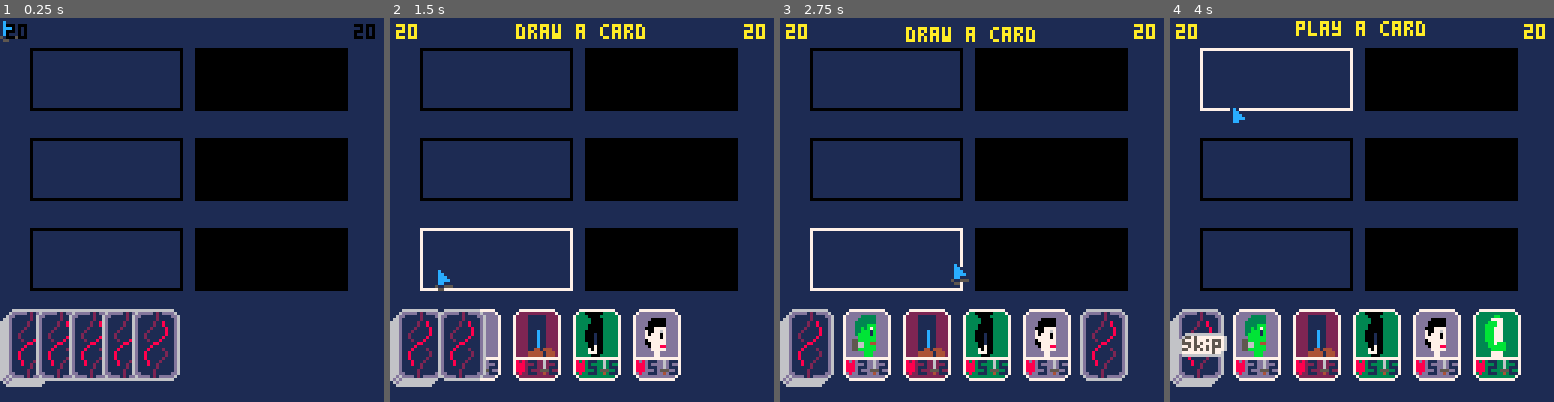
Above: before the commit, frames 1-4 (left to right).
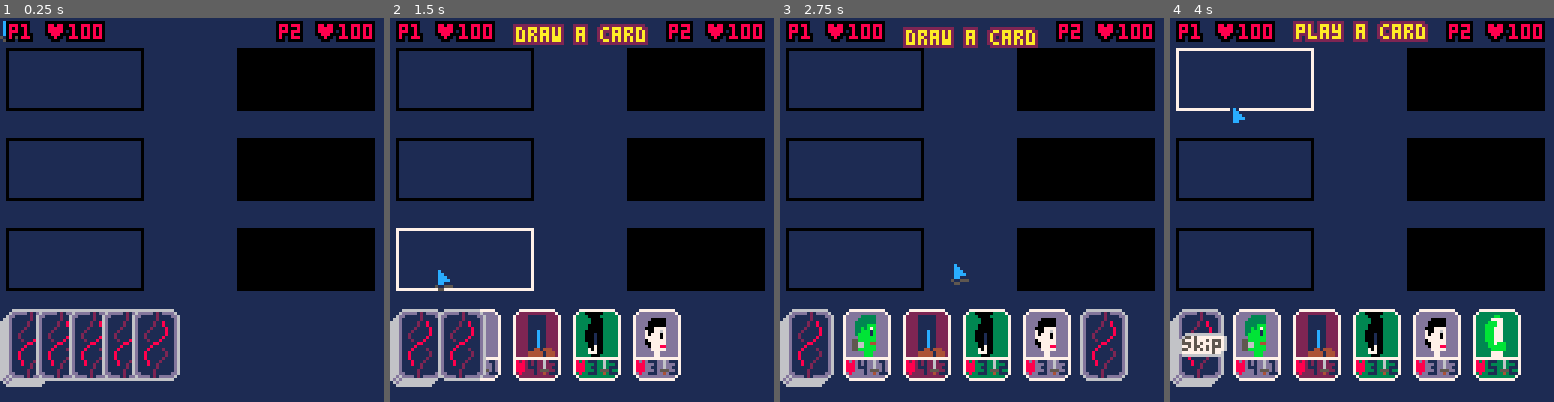
Above: after the commit, the same moments.

Repository: michaeljosephpurdy/2024-fall-game-jam
Game: PICO-8 cartridge 2024-fall-game-jam.p8
Same seed, same stepped clock (60 frames per second), same inputs: the game is played once before the commit and once after it.
Inputs (mouse positions are in pixels of both pictures, inside the frame that each line leads up to):
- Up to frame 1 (0.25 s): no input
- Up to frame 2 (1.5 s): click (670, 121) at 0.67 s; click (436, 267) at 1.22 s
- Up to frame 3 (2.75 s): click (887, 114) at 1.77 s; click (952, 259) at 2.32 s
- Up to frame 4 (4 s): click (1404, 106) at 2.87 s; click (1465, 256) at 3.42 s; click (1231, 102) at 3.97 s

The runs differ from the first frame. In frame 1, 13% of the frame differs, in the area x 1-98%, y 0-72%; in frame 2, 15%; in frame 3, 15%, in the area x 1-98%, y 0-93%; in frame 4, 15%.

Commit message:
core game loop is now working

Diff:
--- a/2024-fall-game-jam.p8
+++ b/2024-fall-game-jam.p8
@@ -23,25 +23,28 @@
  }
  mobs={
  }
+ msgs={}
  player_one_hand={}
  player_two_hand={}
- player_one_lanes={
-  new_lane('top',1),
-  new_lane('mid',1),
-  new_lane('bot',1),
- }
- player_two_lanes={
-  new_lane('top',2),
-  new_lane('mid',2),
-  new_lane('bot',2),
- }
- lanes={}
- foreach(player_one_lanes,function(l)
-  add(lanes,l)
- end)
- foreach(player_two_lanes,function(l)
-  add(lanes,l)
- end)
+ player_one_card_lanes={
+  new_card_lane('top',1),
+  new_card_lane('mid',1),
+  new_card_lane('bot',1),
+ }
+ player_two_card_lanes={
+  new_card_lane('top',2),
+  new_card_lane('mid',2),
+  new_card_lane('bot',2),
+ }
+ card_lanes={}
+ foreach(player_one_card_lanes,function(l)
+  add(card_lanes,l)
+ end)
+ foreach(player_two_card_lanes,function(l)
+  add(card_lanes,l)
+ end)
+ player_one_mobs={}
+ player_two_mobs={}
  deck=new_deck(1)
  smokes={}
 end
@@ -53,7 +56,8 @@
   dy=rnd(1)-1,
  }
 end
-function new_lane (t,p)
+
+function new_card_lane (t,p)
  local lane={
   head=nil,
   body=nil,
@@ -62,33 +66,38 @@
   player=p,
   id=rnd()*1000,
  }
- lane.x=10
- lane.w=50
+ lane.x=2
+ lane.w=45
  lane.h=20
  lane.t=t
  lane[t]=true
  if lane.player==2 then
-  lane.x+=55
+  lane.x+=77
  end
  lane.head_x=lane.x
- lane.body_x=lane.x+20
- lane.legs_x=lane.x+40
+ lane.body_x=lane.x+16
+ lane.legs_x=lane.x+32
  if t=='top' then
   lane.y=10
-  lane.mob_x=lane.head_x
-  lane.mob_y=lane.y+20
  elseif t=='mid' then
   lane.y=40
-  lane.mob_x=lane.body_x
-  lane.mob_y=lane.y
  elseif t=='bot' then
   lane.y=70
-  lane.mob_x=lane.leg_x
-  lane.mob_y=lane.y-20
  end
  return lane
 end
-function new_mob (x,y,p,t,head,body,legs)
+function new_mob (p,t,head,body,legs)
+ local x,y=48,0
+ if p==2 then
+  x+=20
+ end
+ if t=='top' then
+  y=10
+ elseif t=='mid' then
+  y=40
+ elseif t=='bot' then
+  y=60
+ end
  local hp=head.hp+body.hp+legs.hp
  local atk=head.atk+body.atk+legs.atk
  return {
@@ -99,7 +108,9 @@
   legs=legs.s,
   player=p,
   t=t,
+  [t]=t,
   hp=hp,
+  max_hp=hp,
   atk=atk,
   id=rnd()*1000,
   draw=function(self)
@@ -110,6 +121,16 @@
    spr(self.head,self.x,self.y,2,2,flip_h)
    spr(self.body,self.x,self.y+16,2,2,flip_h)
    spr(self.legs,self.x,self.y+24,2,2,flip_h)
+  end,
+  draw_stats=function(self)
+   ocprint('♥'..self.hp,
+           self.x+4,
+           self.y+16,
+           8,0)
+   ocprint(self.atk..'!',
+           self.x+6,
+           self.y+22,
+           12,1)
   end,
  }
 end
@@ -148,7 +169,7 @@
    -- draw bottom
    spr(3,self.x,self.y+16,2,1)
    print(self.hp,self.x+5,self.y+17,1)
-   print(self.hp,self.x+12,self.y+17,1)
+   print(self.atk,self.x+12,self.y+17,1)
    -- draw sprite
    palt(0,false)
    palt(14,true)
@@ -181,7 +202,7 @@
 function new_player (num)
  return {
   num=num,
-  hp=20,
+  hp=100,
  }
 end
 function collide (e1,e2)
@@ -198,7 +219,8 @@
  show_skip_button=false
  mouse.x=stat(32)
  mouse.y=stat(33)
- foreach(lanes,function(l)
+ foreach(msgs,update)
+ foreach(card_lanes,function(l)
   if collide(mouse,l) then
    hover_lane=l
   end
@@ -276,7 +298,7 @@
        held_card=c
        held_offset_x=mouse.x-c.x
        held_offset_y=mouse.y-c.y
-       foreach(lanes,function(l)
+       foreach(card_lanes,function(l)
         l.valid=false
         if l.player==2 then
          return
@@ -294,7 +316,7 @@
     end
    else
     local lane=nil
-    foreach(lanes,function(l)
+    foreach(card_lanes,function(l)
      if not l.valid then
       return
      end
@@ -326,7 +348,7 @@
     end
     held_card=nil
     valid_spots=nil
-    foreach(lanes,function(l)
+    foreach(card_lanes,function(l)
      l.valid=false
     end)
     spr(1,mouse.x,mouse.y)
@@ -335,30 +357,43 @@
     -- make all monsters
     if not found_monsters then
      found_monsters=true
-     foreach(lanes,function(l)
-     if l.mob then
-      return
-     end
-     if not (l.head and
-             l.body and
-             l.legs) then
-      return
-     end
-     local mob=new_mob(
-      l.mob_x,
-      l.mob_y,
-      l.player,
-      l.t,
-      l.head,
-      l.body,
-      l.legs
-     )
-     del(cards,l.head)
-     del(cards,l.body)
-     del(cards,l.legs)
-     add(mobs,mob)
-     l.mob=mob
-     mob.lane=l
+     foreach(card_lanes,function(l)
+      if not (l.head and
+              l.body and
+              l.legs) then
+       return
+      end
+      local mob=new_mob(
+       l.player,
+       l.t,
+       l.head,
+       l.body,
+       l.legs
+      )
+      add(msgs,new_moving_msg('its alive!',l.legs_x,l.y+10))
+      -- delete the cards
+      del(cards,l.head)
+      del(cards,l.body)
+      del(cards,l.legs)
+      -- reset the lane
+      l.head=nil
+      l.body=nil
+      l.legs=nil
+      -- find any existing mob
+      local existing=nil
+      foreach(mobs,function(m)
+       if mob.player==m.player and
+          mob.t==m.t then
+        existing=m
+       end
+      end)
+      -- remove the mob
+      if existing then
+       del(mobs,existing)
+      end
+      -- add new mob
+      add(mobs,mob)
+      distribute_mobs()
     end)
    end
    game_state_msg='discard a card'
@@ -385,21 +420,49 @@
     if costatus(top_action)=='dead' and
        costatus(mid_action)=='dead' and
        costatus(bot_action)=='dead' then
+     foreach(mobs,function(m)
+      if m.hp<=0 then
+       del(mobs,m)
+      end
+     end)
+     distribute_mobs()
      if #player_one_hand==0 then
       game_state='deal_hand'
      else
       game_state='draw_one'
      end
+     if player_one.hp<=0 then
+      game_state='you_lose'
+     elseif player_two.hp<=0 then
+      game_state='you_win'
+     end
      routines_built=false
     end
    end
+
+ elseif game_state=='you_win' then
+  if not game_over then
+   game_over=true
+   mobs={}
+   cards={}
+   distribute_mobs()
+  end
+  game_state_msg='you win!'
+ elseif game_state=='you_lose' then
+  if not game_over then
+   game_over=true
+   mobs={}
+   cards={}
+   distribute_mobs()
+  end
+  game_state_msg='you lose!'
   end
  end
 end
 
 function _draw ()
  cls(1)
- foreach(lanes,function(lane)
+ foreach(card_lanes,function(lane)
   if lane==hover_lane and
      lane.player==1 then
    color(7)
@@ -419,11 +482,13 @@
  if show_skip_button then
   skip_button:draw()
  end
- foreach(cards,function(c)
-  c:draw()
- end)
+ -- draw mobs in-order
+ foreach(filter(mobs,'top'),draw)
+ foreach(filter(mobs,'mid'),draw)
+ foreach(filter(mobs,'bot'),draw)
+ foreach(cards,draw)
  foreach(mobs,function(m)
-  m:draw()
+  m:draw_stats()
  end)
  if held_card then
   rectfill(held_card.x+1,
@@ -440,23 +505,36 @@
   spr(1,mouse.x,mouse.y)
  end
  if game_state_msg then
-  cprint(game_state_msg,64,
-         sin(time())+.1+2,10)
+  ocprint(game_state_msg,64,
+         sin(time())+.1+3,10,2)
  end
  if hover_card and
     not hover_card.turned_over and
     not held_card then
-  cprint(hover_card.name,64,122, 10)
+  ocprint(hover_card.name,64,122,10,0)
  end
  if held_card then
   cprint(held_card.name,64,120,10)
  end
- print(player_one.hp,2,2)
- print(player_two.hp,118,2)
+ ocprint('p1 ♥'..player_one.hp,17,2,8,0)
+ ocprint('p2 ♥'..player_two.hp,107,2,8,0)
+ foreach(msgs,draw)
 end
 
 function cprint(msg,x,y,c)
  print(msg,x-#msg*2,y,c)
+end
+function ocprint(msg,x,y,c,oc)
+ cprint(msg,x-1,y-1,oc)
+ cprint(msg,x-1,y,oc)
+ cprint(msg,x-1,y+1,oc)
+ cprint(msg,x,  y-1,oc)
+ cprint(msg,x,  y,oc)
+ cprint(msg,x,  y+1,oc)
+ cprint(msg,x+1,y-1,oc)
+ cprint(msg,x+1,y,oc)
+ cprint(msg,x+1,y+1,oc)
+ cprint(msg,x,y,c)
 end
 
 function lerp(a,b,t)
@@ -468,7 +546,7 @@
         collide(mouse,obj)
 end
 
-function filter(tbl,arg)
+function filter (tbl,arg)
  local fn=arg
  if type(arg)=='string' then
   fn=function(i)
@@ -491,7 +569,7 @@
  local checked={}
  while true do
   -- get a random lane
-  local l=rnd(player_two_lanes)
+  local l=rnd(player_two_card_lanes)
   -- if the card can fit in lane
   -- use it
   if c.head and not l.head then
@@ -512,7 +590,7 @@
   add(checked,l)
   -- if we've checked all lanes
   -- then stop looking
-  if #checked==#player_two_lanes then
+  if #checked==#player_two_card_lanes then
    break
   end
  end
@@ -542,31 +620,20 @@
 end
 
 function setup_lane_action (lane_type)
- printh('looking for '..lane_type)
  local empty_coroutine=cocreate(function()
-  printh('empty coroutine')
- end)
- local player_one_lane=nil
- local player_two_lane=nil
- foreach(lanes,function(l)
-  if l.t==lane_type then
-   if l.player==1 then
-    player_one_lane=l
-   else
-    player_two_lane=l
-   end
-  end
- end)
- printh('player_one_lane')
- printh(player_one_lane.id)
- printh('player_two_lane')
- printh(player_two_lane.id)
- if not player_one_lane or
-    not player_two_lane then
-  return empty_coroutine
- end
- local player_one_mob=player_one_lane.mob
- local player_two_mob=player_two_lane.mob
+ end)
+ local player_one_mob=nil
+ local player_two_mob=nil
+ foreach(player_one_mobs,function(m)
+  if m.t==lane_type then
+   player_one_mob=m
+  end
+ end)
+ foreach(player_two_mobs,function(m)
+  if m.t==lane_type then
+   player_two_mob=m
+  end
+ end)
  if not player_one_mob and
     not player_two_mob then
   return empty_coroutine
@@ -611,48 +677,99 @@
   --post_atk_func()
  end)
 end
+
+function draw(e)
+ e:draw()
+end
+function update(e)
+ e:update()
+end
+
+function distribute_mobs ()
+ player_one_mobs={}
+ player_two_mobs={}
+ foreach(mobs,function(m)
+  if m.player==1 then
+   add(player_one_mobs,m)
+  else
+   add(player_two_mobs,m)
+  end
+ end)
+end
+
+function new_moving_msg (msg,x,y)
+ local ttl=1.5
+ local dx,dy=0,0
+ local c,oc=10,9
+ if msg=='its alive!' then
+  dy=-.2
+  c=11
+  oc=2
+ end
+ return {
+  msg=msg,
+  ttl=ttl,
+  x=x,
+  y=y,
+  dx=dx,
+  dy=dy,
+  c=c,
+  oc=oc,
+  update=function(self)
+   self.x+=self.dx
+   self.y+=self.dy
+   self.ttl-=1/60
+   if self.ttl<0 then
+    del(msgs,self)
+   end
+  end,
+  draw=function(self)
+   ocprint(self.msg,self.x,self.y,self.c,self.oc)
+  end,
+ }
+end
 -->8
 card_data={
  frank_head={
   name='frankenstein - head',
   s=16,
-  hp=2,
-  atk=2,
+  hp=4,
+  atk=1,
   head=true,
  },
  frank_body={
   name='frankenstein - body',
   s=18,
-  hp=2,
+  hp=5,
   atk=2,
   body=true,
  },
  frank_legs={
   name='frankenstein - legs',
   s=20,
-  hp=2,
-  atk=2,
+  hp=4,
+  atk=3,
   legs=true,
  },
  drac_head={
   name='dracula - head',
   s=22,
-  hp=5,
-  atk=2,
+  hp=3,
+  atk=3,
   head=true,
  },
  drac_body={
   name='dracula - body',
   s=24,
-  hp=5,
+  hp=3,
   atk=2,
   body=true,
  },
  drac_legs={
   name='dracula - legs',
   s=26,
-  hp=5,
-  atk=2,
+  hp=2,
+  atk=0,
   legs=true,
  },
 }
Not shown, added: .gitignore
Not shown, added: Makefile
